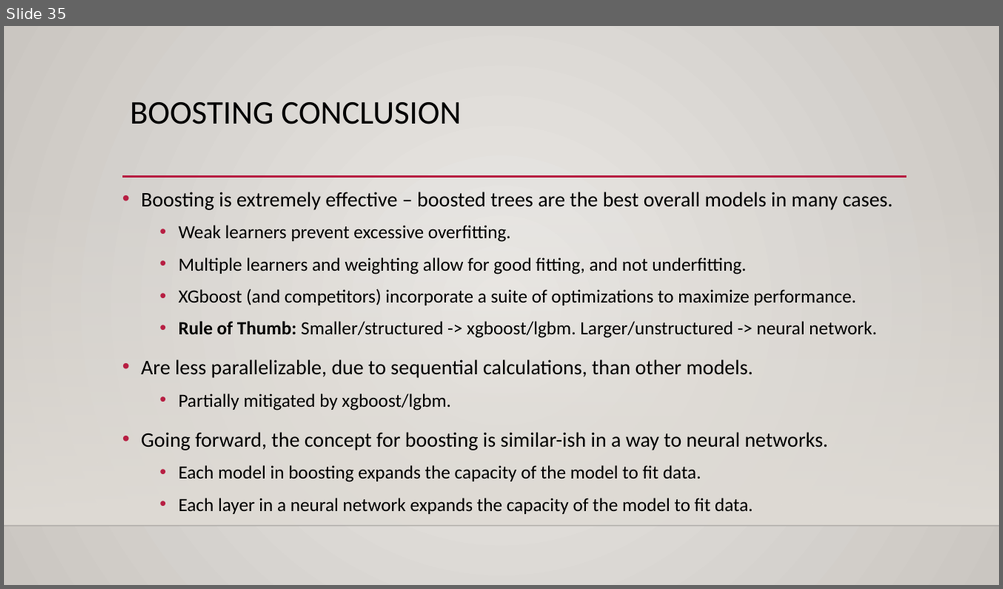
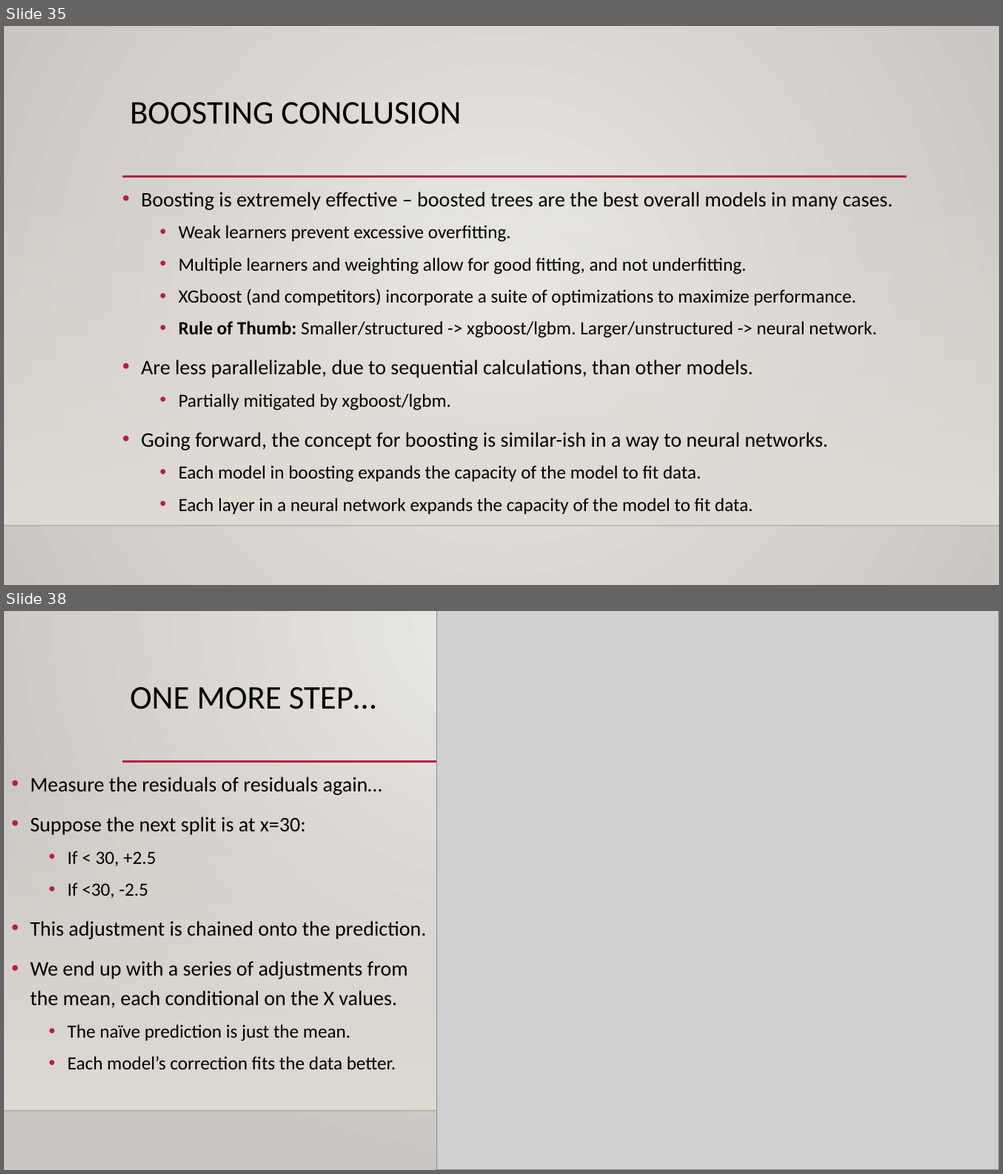
Before and after one commit to calvint13/Intro_to_Machine_Learning_Student_Workbooks, a slide deck: reference_content/Slides/boosting.pptx. Shown one above the other, each under a label of ours: slide 35 before the commit, slides 35 and 38 after it; the slides between them are not shown. The pictures are 1003x589 and 1003x1174 pixels, drawn with LibreOffice and Linux fonts; fonts in the diff are those of the drawing; grey boxes stand for pictures; background and template pictures are left out. Boxes give left, top, right and bottom in pixels: in the first picture for what was removed or moved away, otherwise in the second. Text is boxed around its words. In the diff, an @@ line names an element or a change of style, - is before the commit and + after.

```diff
--- a/reference_content/Slides/boosting.pptx
+++ b/reference_content/Slides/boosting.pptx
@@ slide 38 added at box(4, 611, 999, 1170), background gradient #ECEAE7 to #CAC7C1; not listed: 3 template elements that a slide beside it also shows @@
@@ picture added at box(437, 611, 999, 1170) @@
@@ title added at box(130, 687, 376, 709), 32 pt, text #000000 @@
+ONE MORE STEP…
@@ text added at box(30, 777, 426, 1070), 20 pt, text #000000 @@
+• Measure the residuals of residuals again…
+• Suppose the next split is at x=30:
+  • If < 30, +2.5
+  • If <30, -2.5
+• This adjustment is chained onto the prediction.
+• We end up with a series of adjustments from the mean, each conditional on the X values.
+  • The naïve prediction is just the mean.
+  • Each model’s correction fits the data better.
```
Also in this commit, not shown: 3 other slides added, 4 other files.
